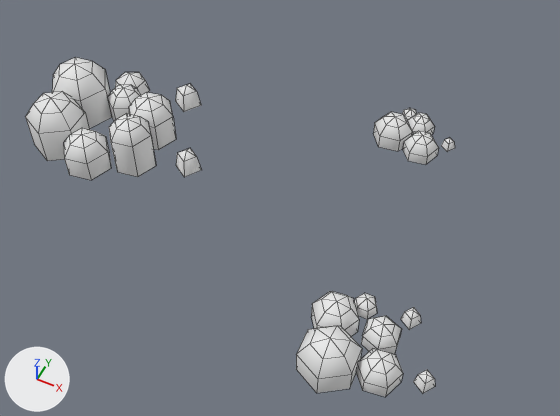
Before and after pictures for a commit that changed the OBJ model Assets/WorkAssets/Terrain/Mesh/v3_volcano_02.obj.
Camera for both pictures: a 50 mm camera at (1.58, -3.83, 5.83) aimed at (-0.18, -0.32, 1.45). Arrows for +X, +Y and +Z are at lower left; the lights stay in place. Mesh edges are drawn as thin lines. Where no turn or scale is listed for an object, it has been applied to the vertices.

Objects in the first picture: 'v3_volcano_02'.
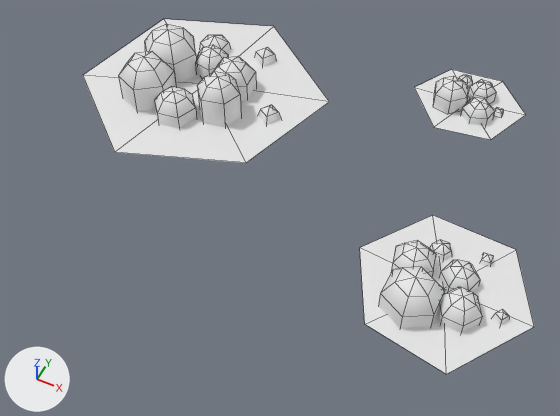
What differs and where, as boxes [x1, y1, x2, y2] in the pictures (560 x 416 px; the box of a moved part takes in the faces that stretch with it):
'v3_volcano_02', reshaped
    before: [25, 57, 455, 397]
    after: [83, 19, 534, 374]
part 1 of me_v3_volcano_02, moved or reshaped
    before: [115, 72, 150, 95]
    after: [199, 35, 231, 53]
part 2 of me_v3_volcano_02, moved or reshaped
    before: [175, 84, 201, 112]
    after: [254, 47, 276, 67]
part 3 of me_v3_volcano_02, moved or reshaped
    before: [25, 92, 90, 161]
    after: [118, 52, 176, 112]
part 4 of me_v3_volcano_02, moved or reshaped
    before: [129, 92, 176, 150]
    after: [197, 72, 241, 127]
part 5 of me_v3_volcano_02, moved or reshaped
    before: [63, 128, 111, 180]
    after: [154, 87, 197, 128]
part 6 of me_v3_volcano_02, moved or reshaped
    before: [176, 148, 201, 177]
    after: [258, 105, 281, 125]
part 7 of me_v3_volcano_02, moved or reshaped
    before: [441, 138, 455, 151]
    after: [492, 309, 509, 325]
part 8 of me_v3_volcano_02, moved or reshaped
    before: [296, 325, 362, 393]
    after: [433, 76, 468, 114]
part 9 of me_v3_volcano_02, moved or reshaped
    before: [408, 113, 434, 135]
    after: [461, 98, 494, 125]
part 10 of me_v3_volcano_02, deleted
    before: [52, 57, 439, 397]
part 11 of me_v3_volcano_02, added
    after: [83, 19, 534, 374]

Edits to the bpy script that builds the scene:
```text
Change me_v3_volcano_02:
    used by ob_v3_volcano_02; location = (0.0, 0.0, 0.0)
    remove me_v3_volcano_02.from_pydata(...)  # 331 vertices, 310 faces; spans x -1.79..1.37, y -1.63..1.45, z 1.18..2.55
    add me_v3_volcano_02.from_pydata(...)  # 352 vertices, 328 faces; spans x -1.78..1.8, y -1.18..2.2, z 1.19..2.54
    me_v3_volcano_02 part 1: the loose piece of 13 vertices spanning x -1.51..-1.29, y -0.44..-0.18, z 2.13..2.29 is moved by (0.35, 0.63, 0.03)
    me_v3_volcano_02 part 2: the loose piece of 9 vertices spanning x -1.05..-0.86, y -0.35..-0.15, z 2.13..2.3 is moved by (0.3, 0.63, 0.0)
    me_v3_volcano_02 part 3: the loose piece of 19 vertices spanning x -1.69..-1.33, y -1.19..-0.8, z 2.14..2.53 is scaled about its middle by (0.987, 0.987, 0.877), then moved by (0.3, 0.64, 0.02)
    me_v3_volcano_02 part 4: the loose piece of 19 vertices spanning x -1.16..-0.84, y -0.79..-0.49, z 2.13..2.46 is moved by (0.34, 0.34, 0.06)
    me_v3_volcano_02 part 5: the loose piece of 19 vertices spanning x -1.39..-1.08, y -1.23..-0.93, z 2.13..2.4 is scaled about its middle by (0.953, 0.953, 0.804), then moved by (0.3, 0.63, 0.02)
    me_v3_volcano_02 part 6: the loose piece of 9 vertices spanning x -0.7..-0.52, y -0.91..-0.73, z 2.14..2.3 is scaled about its middle by (0.983, 0.983, 0.644), then moved by (0.28, 0.63, 0.02)
    me_v3_volcano_02 part 7: the loose piece of 9 vertices spanning x 0.64..0.75, y 1.11..1.23, z 1.19..1.29 is moved by (0.89, -1.8, 0.35)
    me_v3_volcano_02 part 8: the loose piece of 19 vertices spanning x 0.53..0.9, y -1.63..-1.22, z 1.5..1.83 is turned 11.8 degrees about the z axis through its middle and scaled by 0.797, then moved by (-0.19, 3.12, -0.32)
    me_v3_volcano_02 part 9: the loose piece of 19 vertices spanning x 0.28..0.52, y 1.13..1.37, z 1.18..1.36 is turned 6.1 degrees about the z axis through its middle and scaled by 1.12, then moved by (0.4, 0.38, 0.02)
    me_v3_volcano_02 part 10: 12 loose pieces with 196 vertices, spanning x -1.79..1.37, y -1.48..1.45, z 1.18..2.55, are deleted
    me_v3_volcano_02 part 11
    164 vertices are added at x -1.78..1.8, y -1.18..2.2, z 1.21..2.53
    6 new vertices lie (0.05, 0.11, 0.0) away from vertices in x -1.36..0.83, y -0.11..1.88, z 1.21..2.49
    6 new vertices lie (0.0, 0.0, 0.27) away from vertices in x 0.84..1.2, y -1.0..-0.58, z 1.44
    6 new vertices lie (0.0, 0.0, 0.21) away from vertices in x -1.44..-1.02, y -0.2..0.18, z 2.17
    6 new vertices lie (0.0, 0.0, 0.19) away from vertices in x 0.78..1.08, y -0.64..-0.33, z 1.46
    6 new vertices lie (0.0, 0.0, 0.18) away from vertices in x 1.18..1.48, y -0.86..-0.58, z 1.47
    6 new vertices lie (0.0, 0.0, 0.16) away from vertices in x -0.85..-0.55, y -0.2..0.14, z 2.17
    6 new vertices lie (0.0, 0.0, 0.15) away from vertices in x 1.12..1.38, y -0.6..-0.34, z 1.49
    6 new vertices lie (0.0, 0.0, 0.14) away from vertices in x -1.07..-0.81, y -0.03..0.21, z 2.17
    5 new vertices lie (0.08, 0.0, 0.0) away from vertices in x 0.53..1.02, y -0.2..2.1, z 1.21..1.55
    202 new faces join them
```
